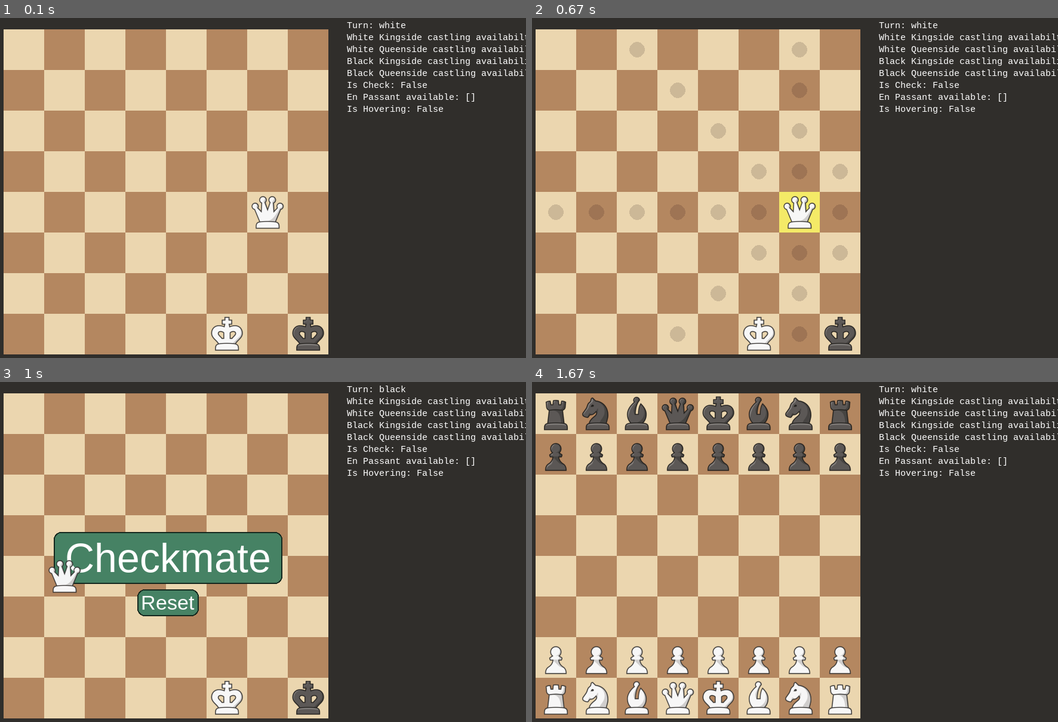
Above: before the commit, frames 1-4 (two rows, left to right).
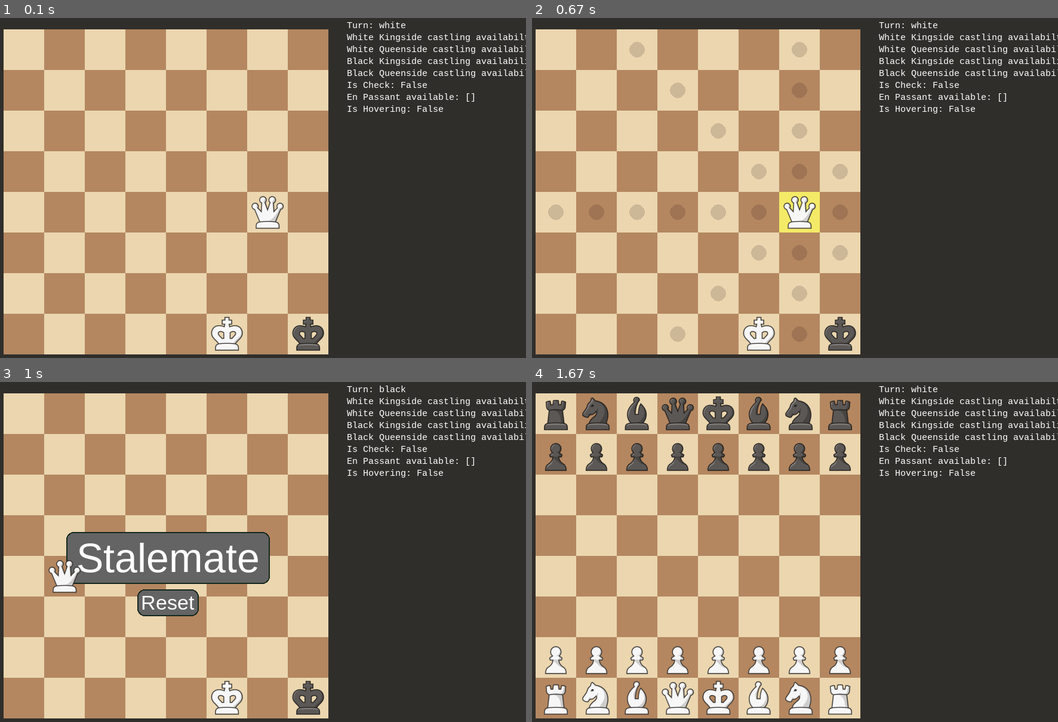
Above: after the commit, the same moments.

Repository: bencheshire18/Starter_Chess_Game
Game: pygame game, started from main.py
Same seed, same stepped clock (60 frames per second), same inputs: the game is played once before the commit and once after it.
Inputs (mouse positions are in pixels of both pictures, inside the frame that each line leads up to):
- Up to frame 1 (0.1 s): no input
- Up to frame 2 (0.67 s): click (789, 194) at 0.38 s
- Up to frame 3 (1 s): click (57, 565) at 0.77 s
- Up to frame 4 (1.67 s): click "Reset" at 1.2 s; move the mouse to (863, 480) at 1.53 s

Frames 1-2 are identical in both runs. In frame 3, 6.4% of the frame differs, in the area x 10-54%, y 44-69%; in frame 4, nothing differs.

Commit message:
Checkmate bug fix

Diff:
--- a/game/board.py
+++ b/game/board.py
@@ -114,9 +114,9 @@
         status.toggle_turn()
         checkmate_counter, stalemate_counter = check_for_checkmate.check_for_checkmate(self, status)
 
-        if checkmate_counter == 0:
+        if checkmate_counter > 0:
             status.checkmate = True
-        if stalemate_counter == 0:
+        if stalemate_counter > 0:
             status.stalemate = True
 
         return True
